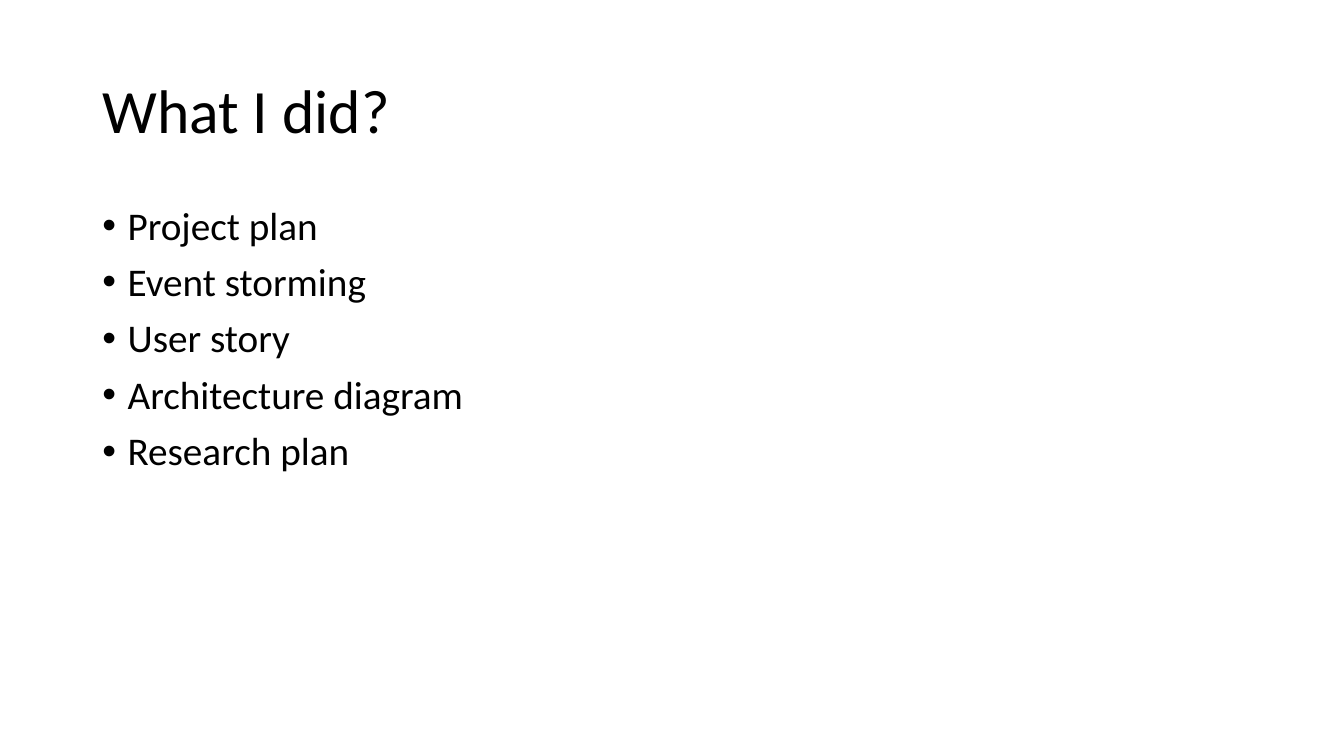
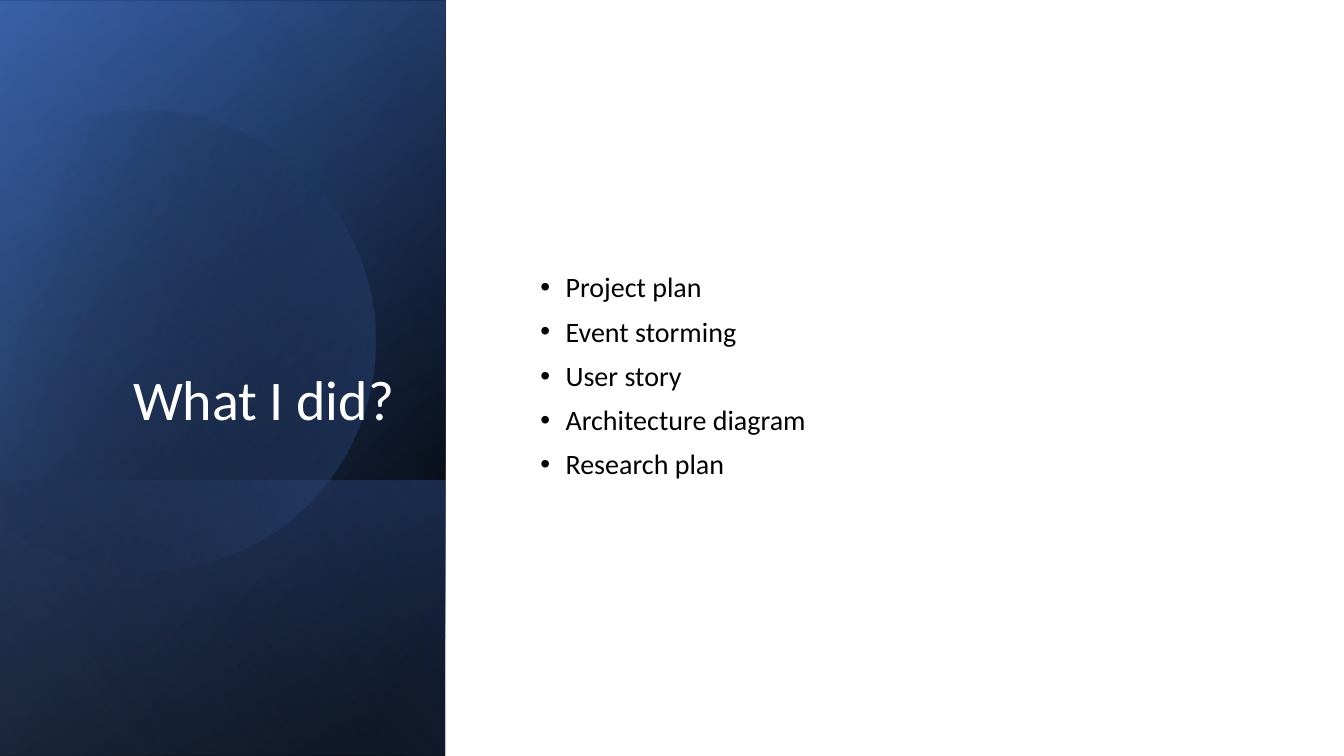
Before and after one commit to T-S-ICT/Music-trivia-web-game, a slide deck: slide 3 of Sprint 1.pptx. Drawn at 1344x756 pixels with LibreOffice and Linux fonts; fonts in the diff are those of the drawing. Boxes give left, top, right and bottom in pixels: in the first picture for what was removed or moved away, otherwise in the second. Text is boxed around its words. In the diff, an @@ line names an element or a change of style, - is before the commit and + after.

Commit message:
Update some documents
Update research doc
Update powerpoint

```diff
--- a/Sprint 1.pptx
+++ b/Sprint 1.pptx
@@ rectangle added at (x1=0, y1=0, x2=1344, y2=756), fill #FFFFFF @@
@@ rectangle added at (x1=0, y1=0, x2=446, y2=756), fill gradient #000000 to #2F5597 @@
@@ rectangle added at (x1=0, y1=1, x2=446, y2=756), fill gradient #000000 to #4472C4 @@
@@ rectangle added at (x1=0, y1=0, x2=446, y2=755), fill gradient #000000 to #8FAADC @@
@@ freeform shape added at (x1=0, y1=56, x2=431, y2=618), fill gradient #000000 to #4472C4 @@
@@ title "What I did?" moved from (x1=102, y1=90, x2=389, y2=134) to (x1=133, y1=381, x2=394, y2=421) @@
@@ title "What I did?" at (x1=133, y1=381, x2=394, y2=421): size 44 to 40 pt, text colour #000000 to #FFFFFF; alignment left to right; vertical alignment middle to bottom @@
@@ text "Project plan" moved from (x1=128, y1=212, x2=463, y2=472) to (x1=566, y1=277, x2=806, y2=479) @@
@@ text "Project plan" at (x1=566, y1=277, x2=806, y2=479): size 28 to 20 pt; vertical alignment top to middle @@
@@ rectangle added at (x1=0, y1=480, x2=446, y2=756), fill gradient #4472C4 to #000000 @@
```
Also in this commit, not shown: 3 other slides changed, 7 slides added, 2 slides removed, 1 other file.
